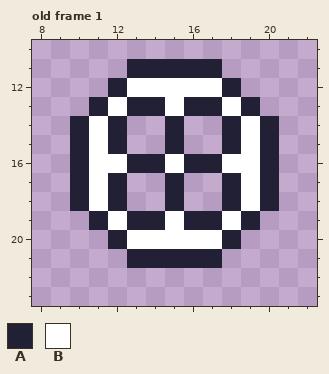
A pixel-art file gets an edit: EECS494-P3/Assets/Aesthetics/Sprites/AsepriteFiles/cursor.aseprite. The first picture shows the starting point.
32x32 pixels, 1 frame. Shown: old frame 1: x 8..22, y 10..23. The commit also changed other frames, which this record leaves out.
Visible layers, top first: "black", "White", "Redwhite", "Red".
Palette (. is transparent): A #222034  B #ffffff
Pixels before, old frame 1, first column x 10:
11 ...AAAAA...
12 ..ABBBBBA..
13 .ABAABAABA.
14 ABA..A..ABA
15 ABA..A..ABA
16 ABBAABAABBA
17 ABA..A..ABA
18 ABA..A..ABA
19 .ABAABAABA.
20 ..ABBBBBA..
21 ...AAAAA...
After:
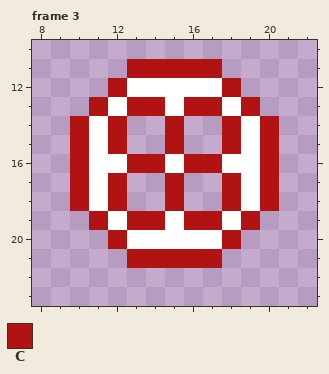
Colours new in this view: C #b01312
A new or re-ordered frame is compared with the old frame closest to it.
Commit: reload and damage animations for cursor
From old to new:
frames 1 -> 4
layer "cursors" added
layer "Red" removed
layer "Redwhite" removed
layer "White" removed
layer "black" removed
Changed rows in their new state; - is an unchanged pixel.
Frame 3 is new; against old frame 1, layer "cursors":
first column x 10:
11 ---CCCCC---
12 --C-----C--
13 -C-CC-CC-C-
14 C-C--C--C-C
15 C-C--C--C-C
16 C--CC-CC--C
17 C-C--C--C-C
18 C-C--C--C-C
19 -C-CC-CC-C-
20 --C-----C--
21 ---CCCCC---
Where, in picture pixels (left, top, right, bottom), the same in both pictures:
changed: (70, 59, 279, 268)
